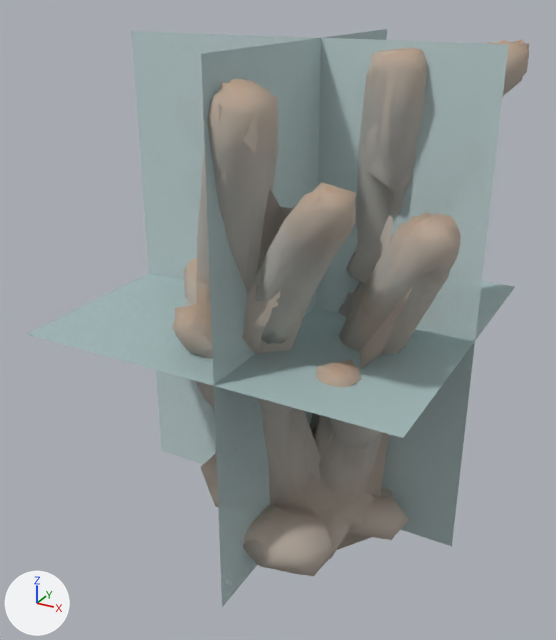
The glTF model data/models/board/mars/finger-spires.glb as it was, and as the next commit left it.
Camera for both pictures: a 50 mm lens placed at (19.1, -39.5, 32.7), pointed at (-1.7, -1.7, 13.9). Every picture has the same lights, and +X, +Y and +Z are marked at lower left. The picture after the commit comes second. Where no turn or scale is listed for an object, it has been applied to the vertices. Vertices at exactly the same position are counted once.

Objects in the first picture: 'finger-spires-lod0.001', 'finger-spires-lod1.001', 'finger-spires-lod2.001', 'finger-spires-lod3.001'.
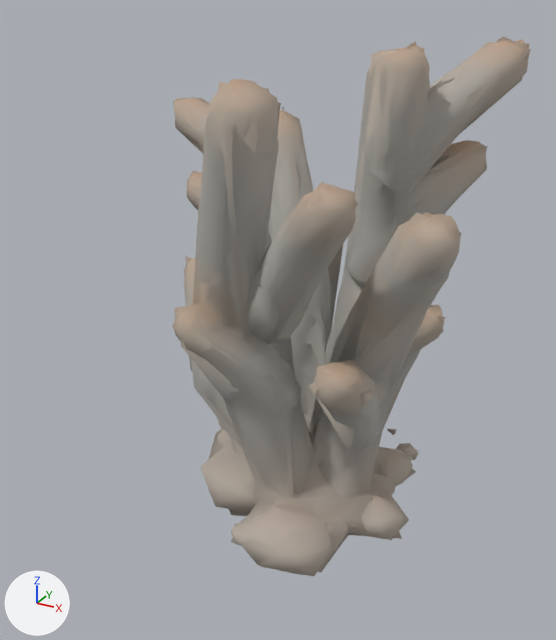
Location of each change, [x1, y1, x2, y2] in pixels of the pictures (556 x 640 px; the box of a moved part takes in the faces that stretch with it):
'finger-spires-lod3.001', reshaped, recoloured (not visible afterwards)
    before: [28, 29, 515, 607]
'finger-spires-lod2.001', reshaped
    before: [186, 103, 463, 550]
    after: [180, 36, 531, 573]
part 2 of me_finger_spires_lod3, moved or reshaped (not visible afterwards)
    before: [28, 29, 515, 607]
part 3 of me_finger_spires_lod3, recoloured (pale blue)
    before: [28, 29, 515, 607]

Patch to the scene script:
```diff
--- a/data/models/board/mars/finger-spires.glb.py
+++ b/data/models/board/mars/finger-spires.glb.py
@@ me_finger_spires_lod2 @@
 # used by ob_finger_spires_lod2_001; location = (0.0, 0.0, 0.0)
-me_finger_spires_lod2.from_pydata(...)  # 78 vertices, 82 faces; spans x -12.9..9.3, y -11.5..7.0, z 0.0..30.0
+me_finger_spires_lod2.from_pydata(...)  # 175 vertices, 276 faces; spans x -12.6..10.0, y -11.7..8.9, z 0.0..30.0
+# me_finger_spires_lod2 part 1: the loose piece of 36 vertices spanning x -12.9..9.3, y -11.5..6.9, z 0.0..29.3 is rebuilt with 133 vertices and now spans x -12.6..10.0, y -11.7..8.9, z 0.0..30.0
+# other edits to the shape of me_finger_spires_lod2 do not show in these pictures
 me_finger_spires_lod2.materials.append(mat_coral)
@@ me_finger_spires_lod3 @@
 # used by ob_finger_spires_lod3_001; location = (0.0, 0.0, 0.0)
-me_finger_spires_lod3.from_pydata(...)  # 12 vertices, 6 faces; spans x -12.8..9.9, y -11.4..9.6, z 0.0..30.0
-me_finger_spires_lod3.vertices[0].co = (-12.8, 0.0, 0.0)  # pixel (161, 450)
-me_finger_spires_lod3.vertices[3].co = (-12.8, 0.0, 30.0)  # pixel (131, 30)
-me_finger_spires_lod3.vertices[4].co = (0.0, -11.4, 0.0)  # pixel (222, 607)
-me_finger_spires_lod3.vertices[5].co = (0.0, 9.6, 0.0)
-me_finger_spires_lod3.vertices[6].co = (0.0, 9.6, 30.0)  # pixel (387, 28)
-me_finger_spires_lod3.vertices[7].co = (0.0, -11.4, 30.0)  # pixel (201, 53)
-me_finger_spires_lod3.vertices[8].co = (-12.8, -11.4, 14.4)
-me_finger_spires_lod3.vertices[9].co = (9.9, -11.4, 14.4)  # pixel (403, 437)
-me_finger_spires_lod3.vertices[10].co = (9.9, 9.6, 14.4)  # pixel (515, 286)
-me_finger_spires_lod3.vertices[11].co = (-12.8, 9.6, 14.4)
+me_finger_spires_lod3.from_pydata(...)  # 12 vertices, 6 faces; spans x -12.6..10.0, y -11.7..8.9, z 0.0..30.0
+# me_finger_spires_lod3 part 2
+me_finger_spires_lod3.vertices[0].co = (-12.6, 0.0, 0.0)
+me_finger_spires_lod3.vertices[3].co = (-12.6, 0.0, 30.0)
+me_finger_spires_lod3.vertices[4].co = (0.0, -11.7, 0.0)
+me_finger_spires_lod3.vertices[5].co = (0.0, 8.9, 0.0)
+me_finger_spires_lod3.vertices[6].co = (0.0, 8.9, 30.0)
+me_finger_spires_lod3.vertices[7].co = (0.0, -11.7, 30.0)
+me_finger_spires_lod3.vertices[8].co = (-12.6, -11.7, 14.0)
+me_finger_spires_lod3.vertices[9].co = (10.0, -11.7, 14.0)
+me_finger_spires_lod3.vertices[10].co = (10.0, 8.9, 14.0)
+me_finger_spires_lod3.vertices[11].co = (-12.6, 8.9, 14.0)
+# me_finger_spires_lod3 part 3: 6 faces centred in x -5.2..2.4, y -4.4..2.6, z 10.0..20.0 are repainted in the vertex colours; the middle colour goes from pale blue #e4ffff to beige #ffffc8
 me_finger_spires_lod3.materials.append(mat_impostor)
```
